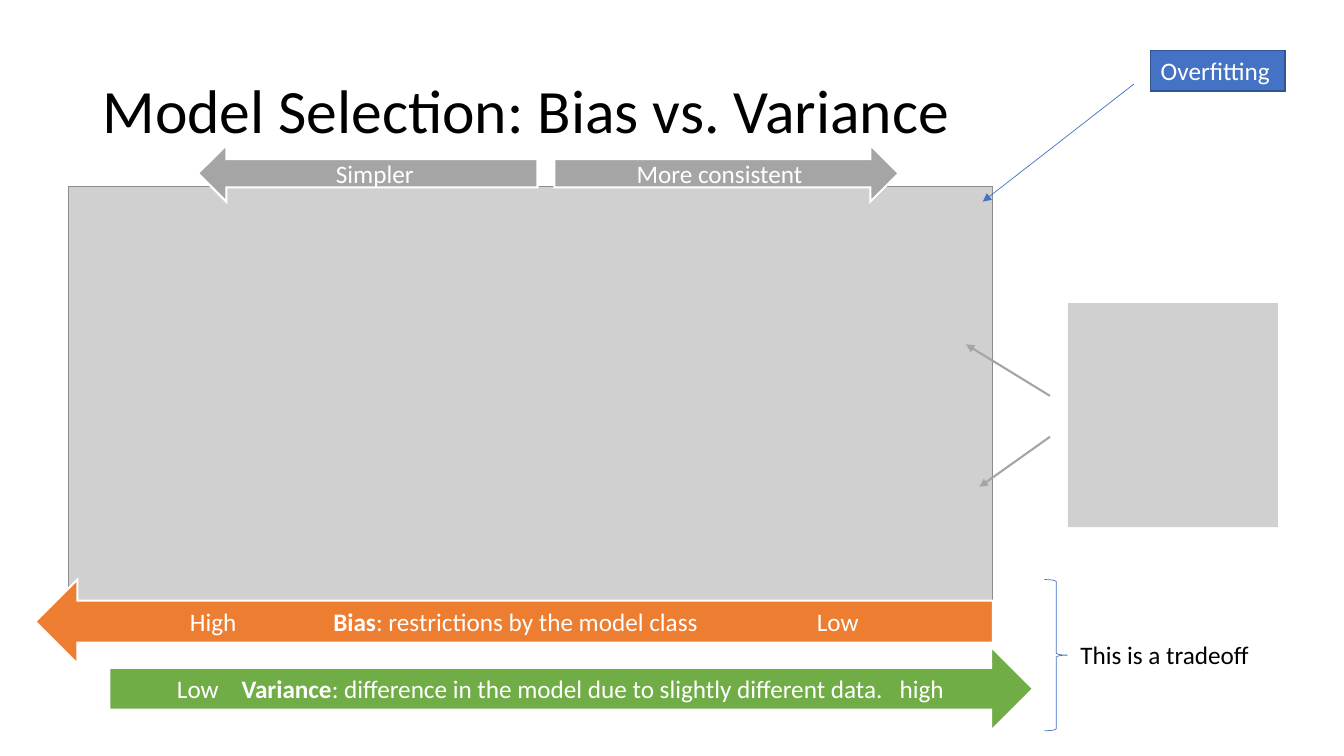
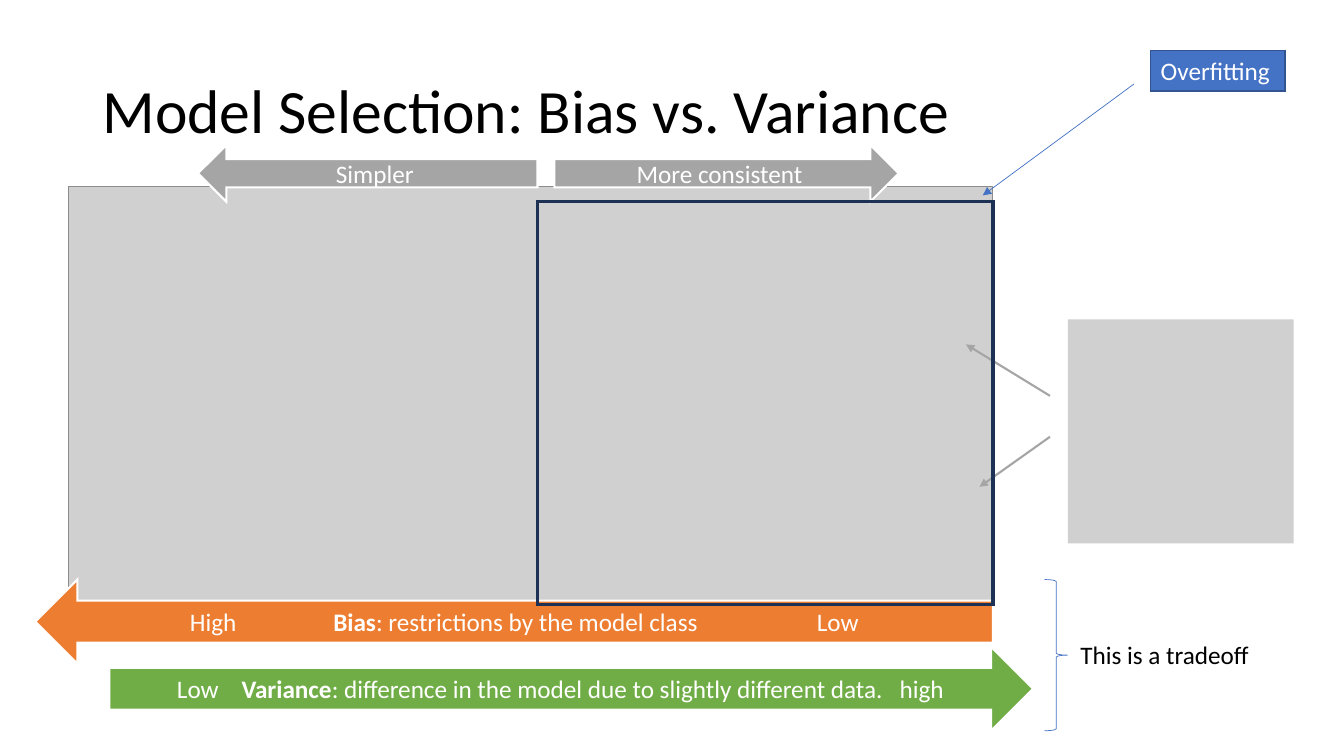
Before and after one commit to mhahsler/CS7320-AI, a slide deck: slide 14 of slides/19_ML_intro.pptx (slide 13 before the commit). Drawn at 1344x756 pixels with LibreOffice and Linux fonts; fonts in the diff are those of the drawing; grey boxes stand for pictures. Boxes give left, top, right and bottom in pixels: in the first picture for what was removed or moved away, otherwise in the second. Text is boxed around its words. In the diff, an @@ line names an element or a change of style, - is before the commit and + after.

```diff
--- a/slides/19_ML_intro.pptx
+++ b/slides/19_ML_intro.pptx
@@ arrow moved from (1134, 84) - (983, 202) to (1134, 84) - (983, 196) @@
@@ rectangle added at (537,202,993,605), outline #1E3256 2.25 pt @@
@@ picture: place and size @@
-picture at (1069,303,1278,527)
+picture at (1069,320,1295,543)
```
Also in this commit, not shown: 13 other slides changed, 1 slide added, 1 other file.
